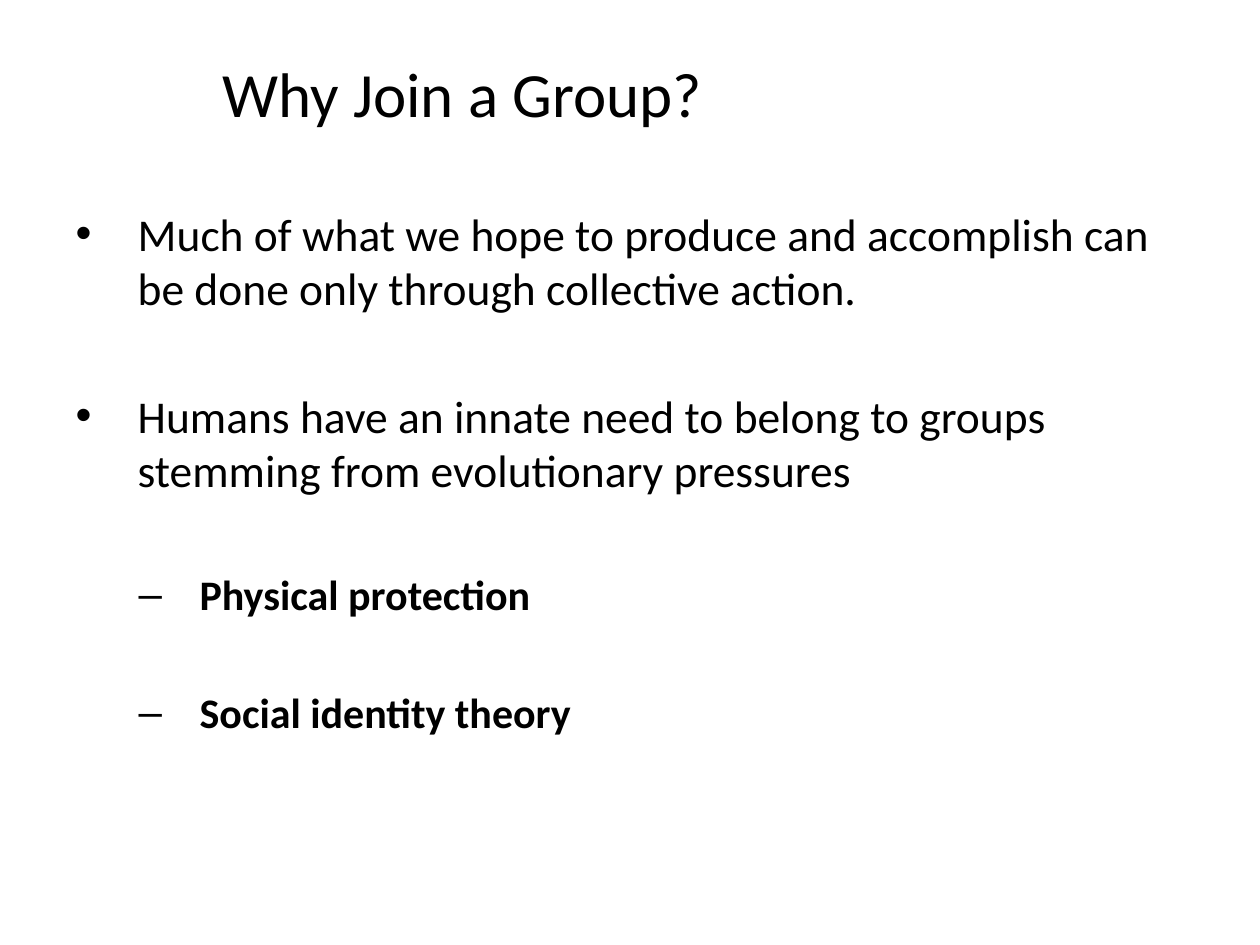
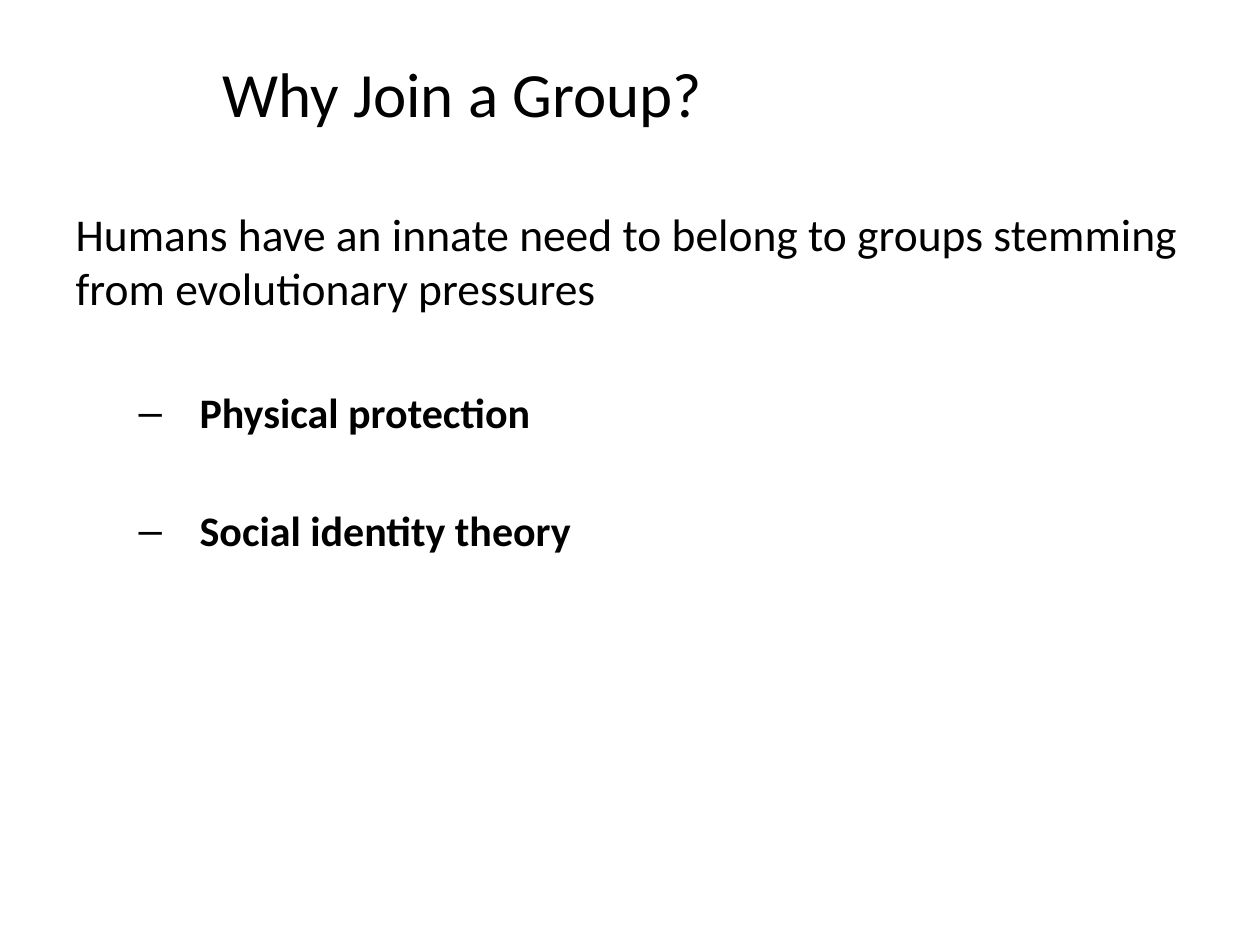
Before and after one commit to npm27/Teaching-Materials, a slide deck: slide 4 of Social Psych/Slides/9 Groups.pptx. Drawn at 1260x945 pixels with LibreOffice and Linux fonts; fonts in the diff are those of the drawing. Boxes give left, top, right and bottom in pixels: in the first picture for what was removed or moved away, otherwise in the second. Text is boxed around its words. In the diff, an @@ line names an element or a change of style, - is before the commit and + after.

```diff
--- a/Social Psych/Slides/9 Groups.pptx
+++ b/Social Psych/Slides/9 Groups.pptx
@@ text at (76,219,1176,313): bullet • to none @@
@@ text at (138,219,1149,313): paragraph removed @@
-• Much of what we hope to produce and accomplish can be done only through collective action.
```
Also in this commit, not shown: 4 other slides changed, 3 slides removed, 2 other files.
